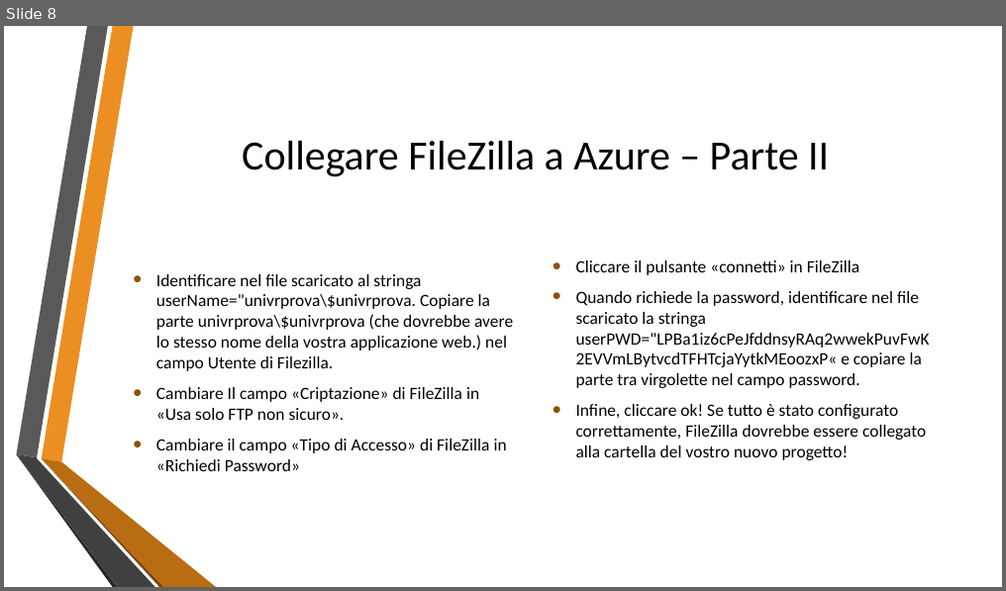
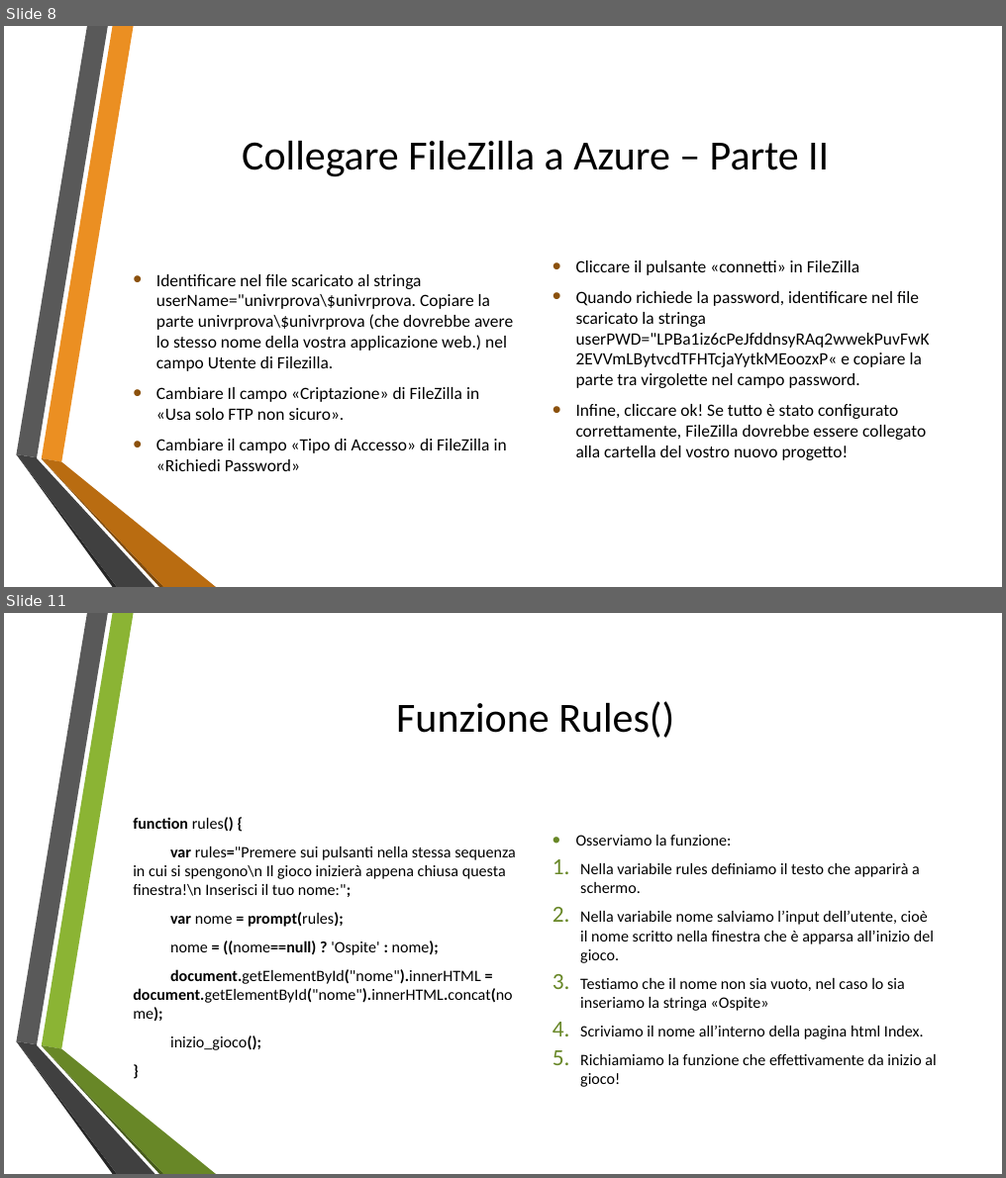
Before and after one commit to lpleo/galileiWebApp, a slide deck: Slide/Presentazione_Evento.pptx. Shown one above the other, each under a label of ours: slide 8 before the commit, slides 8 and 11 after it; the slides between them are not shown. The pictures are 1006x591 and 1006x1178 pixels, drawn with LibreOffice and Linux fonts; fonts in the diff are those of the drawing; background and template pictures are left out. Boxes give left, top, right and bottom in pixels: in the first picture for what was removed or moved away, otherwise in the second. Text is boxed around its words. In the diff, an @@ line names an element or a change of style, - is before the commit and + after.

```diff
--- a/Slide/Presentazione_Evento.pptx
+++ b/Slide/Presentazione_Evento.pptx
@@ slide 11 added at (4, 613, 1002, 1174), background picture (left out); not listed: 3 template elements that a slide beside it also shows @@
@@ freeform shape added at (42, 613, 134, 1050), fill #8BB434 @@
@@ title added at (396, 701, 674, 738), 40 pt, text #000000 @@
+Funzione Rules()
@@ text added at (133, 847, 516, 1051), 15.3 pt, text #000000 @@
+function rules() {
+var rules="Premere sui pulsanti nella stessa sequenza in cui si spengono\n Il gioco inizierà appena chiusa questa finestra!\n Inserisci il tuo nome:";
+var nome = prompt(rules);
+nome = ((nome==null) ? 'Ospite' : nome);
+document.getElementById("nome").innerHTML = document.getElementById("nome").innerHTML.concat(nome);
+inizio_gioco();
+}
@@ text added at (576, 835, 936, 1087), 15.3 pt, text #000000 @@
+• Osserviamo la funzione:
+1. Nella variabile rules definiamo il testo che apparirà a schermo.
+2. Nella variabile nome salviamo l’input dell’utente, cioè il nome scritto nella finestra che è apparsa all’inizio del gioco.
+3. Testiamo che il nome non sia vuoto, nel caso lo sia inseriamo la stringa «Ospite»
+4. Scriviamo il nome all’interno della pagina html Index.
+5. Richiamiamo la funzione che effettivamente da inizio al gioco!
@@ freeform shape added at (42, 1047, 164, 1174), fill #465A1A @@
@@ freeform shape added at (42, 1046, 216, 1174), fill #688727 @@
```
Also in this commit, not shown: 2 slides changed, 13 other slides added.
